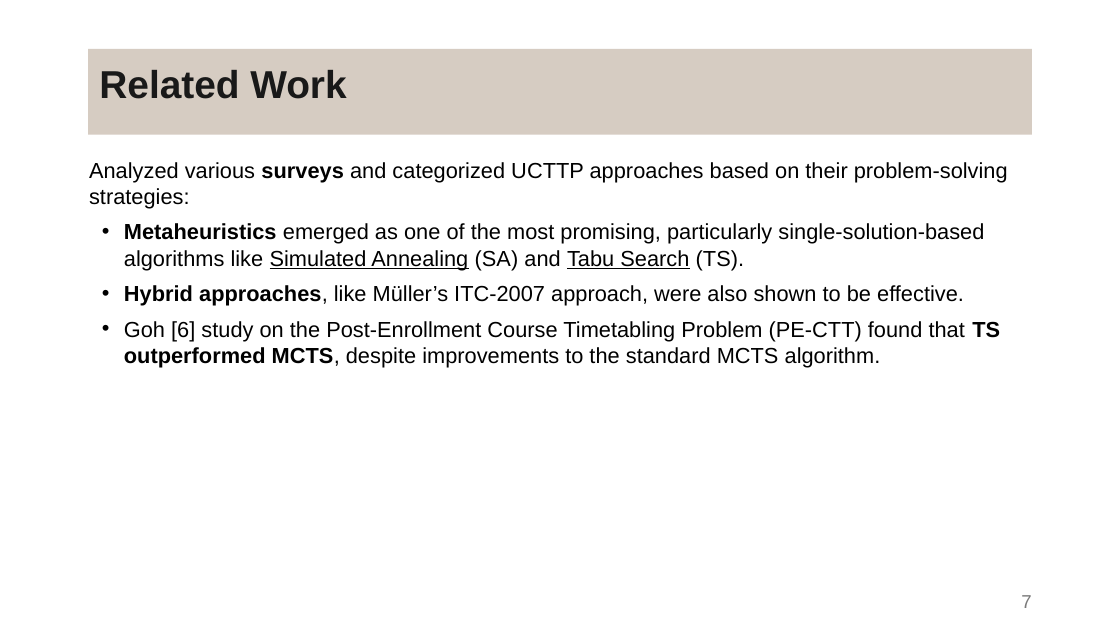
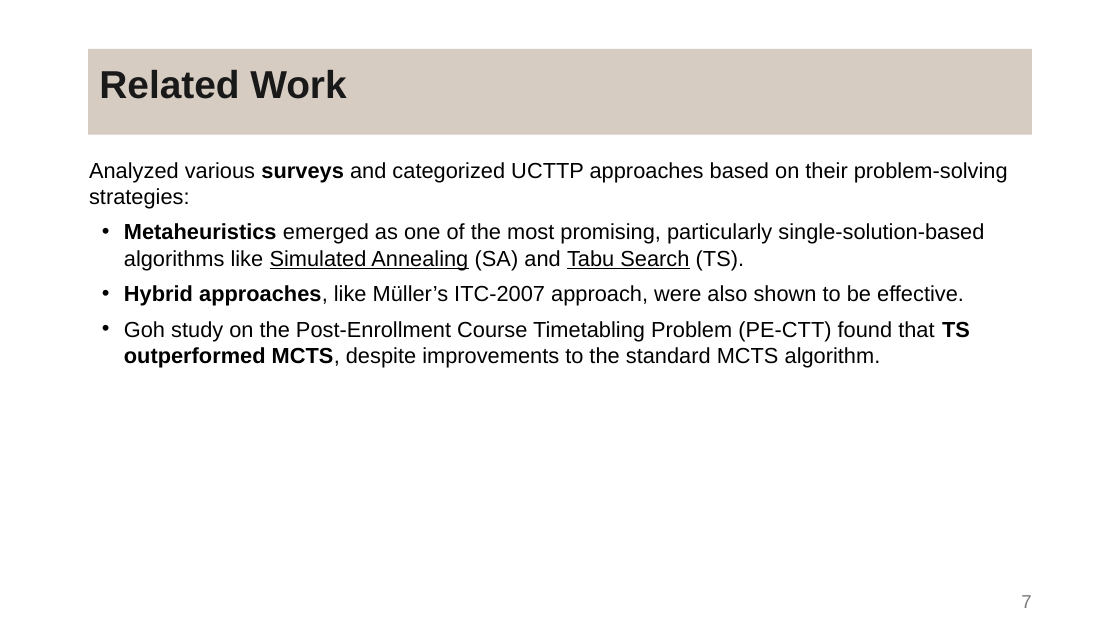
Before and after one commit to DanielaTomas/FCUP-SCHEDULE, a slide deck: slide 7 of Docs/Presentation.pptx. Drawn at 1120x630 pixels with LibreOffice and Linux fonts; fonts in the diff are those of the drawing. Boxes give left, top, right and bottom in pixels: in the first picture for what was removed or moved away, otherwise in the second. Text is boxed around its words. In the diff, an @@ line names an element or a change of style, - is before the commit and + after.

Commit message:
update ppt

```diff
--- a/Docs/Presentation.pptx
+++ b/Docs/Presentation.pptx
@@ text at [124, 321, 970, 367]: text changed @@
-• Goh [6] study on the Post-Enrollment Course Timetabling Problem (PE-CTT) found that TS outperformed MCTS, despite improvements to the standard MCTS algorithm.
+• Goh study on the Post-Enrollment Course Timetabling Problem (PE-CTT) found that TS outperformed MCTS, despite improvements to the standard MCTS algorithm.
```
Also in this commit, not shown: 1 other file.
